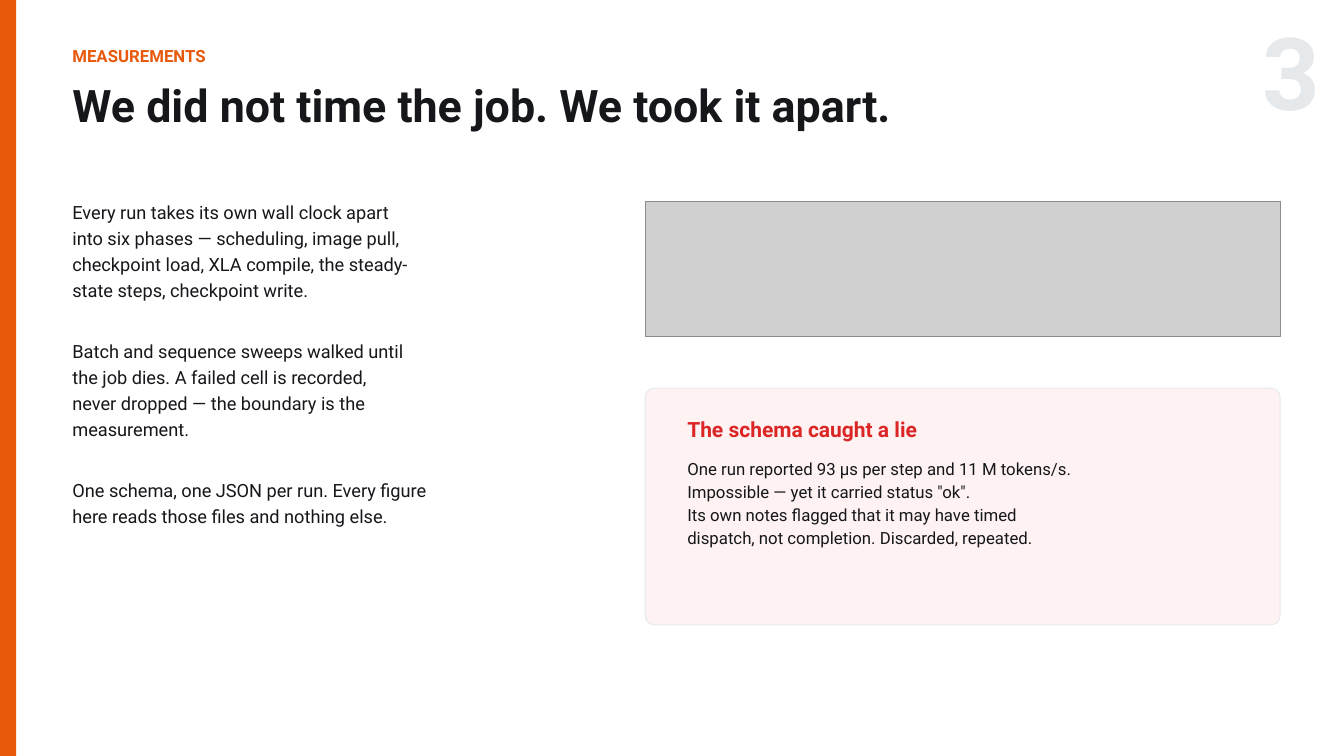
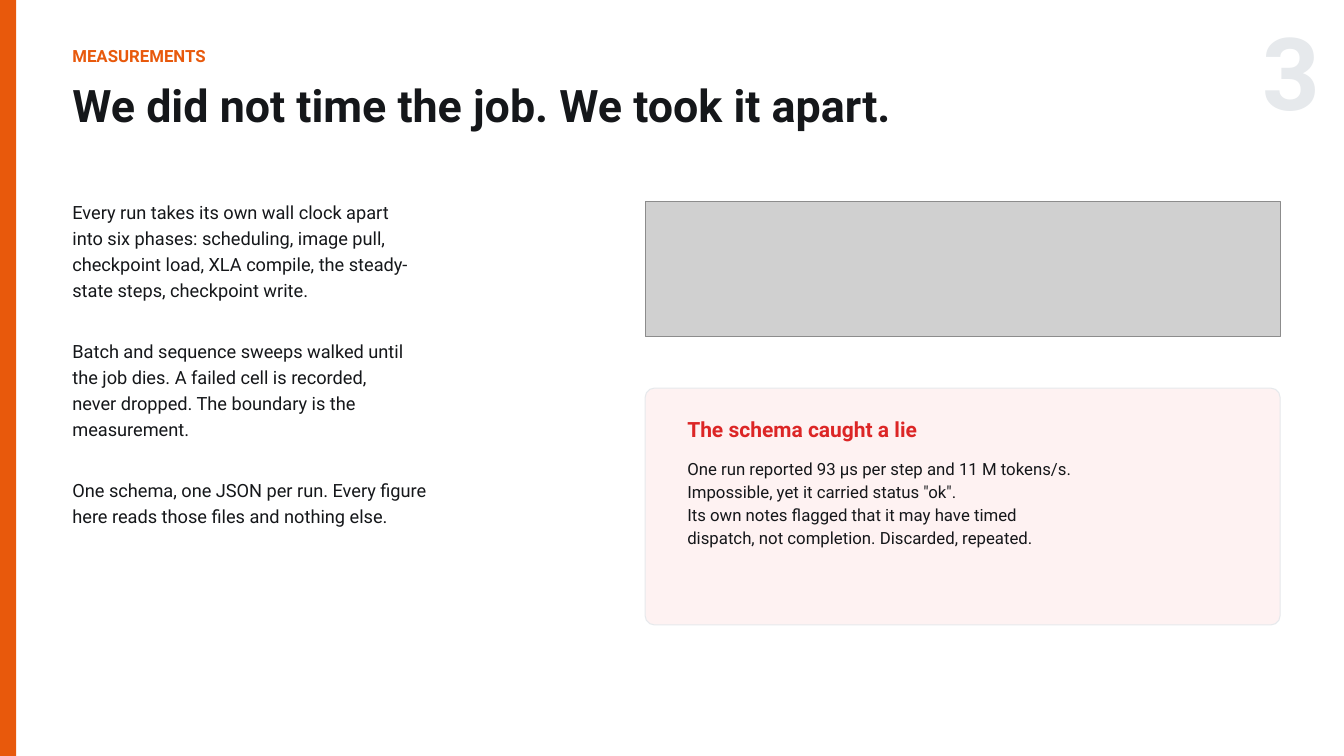
Before and after one commit to RN0L/me344-qwen3-icd10-profiling, a slide deck: slide 3 of slides/ME344_Final_Arnold_Hambuch.pptx. Drawn at 1344x756 pixels with LibreOffice and Linux fonts; fonts in the diff are those of the drawing; grey boxes stand for pictures. Boxes give left, top, right and bottom in pixels: in the first picture for what was removed or moved away, otherwise in the second. Text is boxed around its words. In the diff, an @@ line names an element or a change of style, - is before the commit and + after.

```diff
--- a/slides/ME344_Final_Arnold_Hambuch.pptx
+++ b/slides/ME344_Final_Arnold_Hambuch.pptx
@@ text at [72, 231, 385, 249]: text changed @@
-into six phases — scheduling, image pull,
+into six phases: scheduling, image pull,
@@ text at [72, 396, 356, 414]: text changed @@
-never dropped — the boundary is the
+never dropped. The boundary is the
@@ text at [687, 485, 956, 502]: text changed @@
-Impossible — yet it carried status "ok".
+Impossible, yet it carried status "ok".
```
Also in this commit, not shown: 4 other slides changed, 4 other files.
